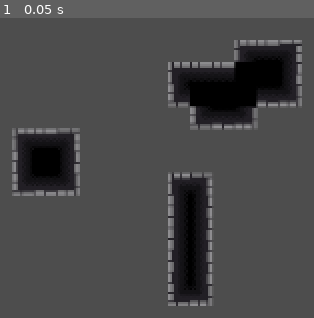
Above: before the commit, frame 1.
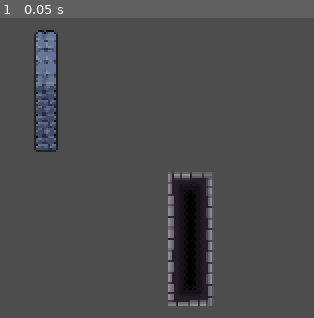
Above: after the commit, the same moment.

Repository: pacojemez/Joc-henry-riucs
Game: Godot game, scene res://scenes/tilemap.tscn
The game is run twice, just before and just after one commit, with the same random seed, the same clock (stepped at 60 frames per second) and the same inputs. The project has no main scene, so this scene is started directly.
Inputs:
- Up to frame 1 (0.05 s): no input

The runs differ from the first frame. In frame 1, 16% of the frame differs, in the area x 3-97%, y 4-60%.

Commit message:
tilemap
he canviat el sprite utilitzat per al tilemap

Diff:
--- a/scenes/tilemap.tscn
+++ b/scenes/tilemap.tscn
@@ -1,6 +1,7 @@
-[gd_scene load_steps=4 format=3 uid="uid://bl1njqs33o5ja"]
+[gd_scene load_steps=7 format=3 uid="uid://bl1njqs33o5ja"]
 
 [ext_resource type="Texture2D" uid="uid://fc6tudnwib1t" path="res://sprites/tilesets/TileSetWalls.png" id="1_jcwod"]
+[ext_resource type="Texture2D" uid="uid://nxmheocryk5x" path="res://sprites/tilesets/walls/walls.png" id="2_2xaig"]
 
 [sub_resource type="TileSetAtlasSource" id="TileSetAtlasSource_88fb0"]
 texture = ExtResource("1_jcwod")
@@ -486,9 +487,52 @@
 terrain_set_0/terrain_1/color = Color(0.776471, 0.0745098, 0.486275, 1)
 sources/0 = SubResource("TileSetAtlasSource_88fb0")
 
+[sub_resource type="TileSetAtlasSource" id="TileSetAtlasSource_da4tr"]
+texture = ExtResource("2_2xaig")
+0:0/0 = 0
+1:0/0 = 0
+2:0/0 = 0
+3:0/0 = 0
+4:0/0 = 0
+5:0/0 = 0
+0:1/0 = 0
+1:1/0 = 0
+3:1/0 = 0
+4:1/0 = 0
+5:1/0 = 0
+0:2/0 = 0
+1:2/0 = 0
+2:2/0 = 0
+3:2/0 = 0
+0:3/0 = 0
+1:3/0 = 0
+2:3/0 = 0
+3:3/0 = 0
+0:4/0 = 0
+1:4/0 = 0
+2:4/0 = 0
+3:4/0 = 0
+4:4/0 = 0
+5:4/0 = 0
+0:5/0 = 0
+1:5/0 = 0
+2:5/0 = 0
+3:5/0 = 0
+4:5/0 = 0
+5:5/0 = 0
+
+[sub_resource type="TileSet" id="TileSet_3yq78"]
+terrain_set_0/mode = 0
+sources/0 = SubResource("TileSetAtlasSource_da4tr")
+
 [node name="Node2D" type="Node2D"]
 
 [node name="TileMapParets" type="TileMap" parent="."]
 tile_set = SubResource("TileSet_bjdxm")
 format = 2
-layer_0/tile_data = PackedInt32Array(327685, 458752, 5, 393221, 327680, 9, 393220, 458752, 7, 458756, 65536, 11, 458757, 458752, 1, 327684, 65536, 9, 327686, 196608, 9, 393222, 458752, 3, 458758, 196608, 11, 131088, 458752, 3, 131087, 327680, 9, 65551, 458752, 5, 131085, 458752, 5, 65550, 65536, 9, 131084, 458752, 5, 131083, 65536, 9, 196619, 65536, 11, 262156, 65536, 11, 262157, 458752, 1, 262158, 196608, 11, 196622, 327680, 9, 196623, 458752, 1, 131086, 327680, 9, 196621, 327680, 9, 196620, 327680, 9, 196624, 196608, 11, 65552, 196608, 9, 458764, 196608, 9, 524300, 458752, 3, 58 …(187 unchanged characters)…
+layer_0/tile_data = PackedInt32Array(458764, 196608, 9, 524300, 458752, 3, 58 …(187 unchanged characters)…
+
+[node name="TileMap" type="TileMap" parent="."]
+tile_set = SubResource("TileSet_3yq78")
+format = 2
+layer_0/tile_data = PackedInt32Array(65541, 0, 1, 131077, 0, 2, 196613, 0, 4, 262149, 0, 4, 327685, 0, 5, 5, 0, 0)
